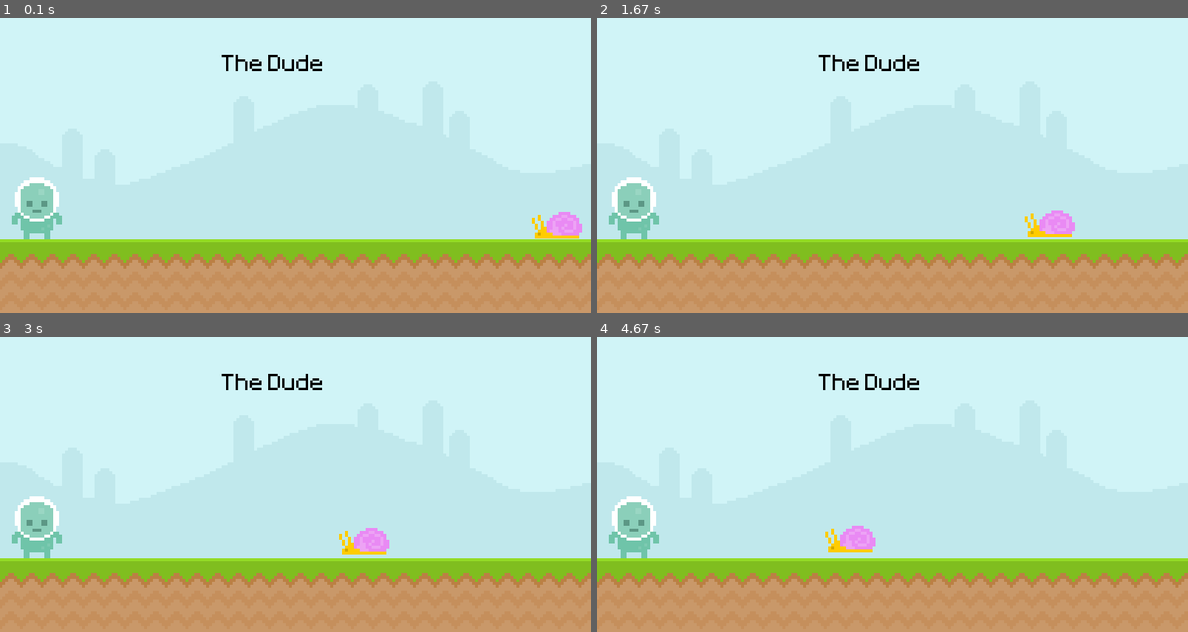
Above: before the commit, frames 1-4 (two rows, left to right).
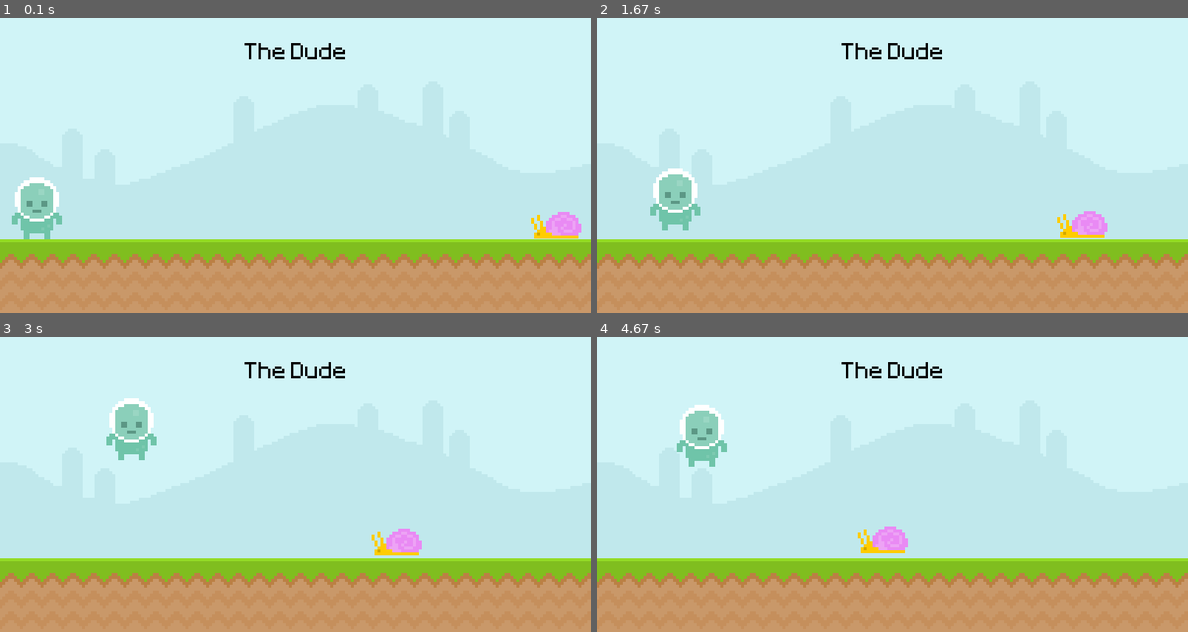
Above: after the commit, the same moments.

Repository: ahuimanu/clear-code-pygame
Game: pygame game, started from game.py
Two runs of this game, one before a commit and one after it. Both use one fixed random seed, a clock stepped at 60 frames per second and the inputs below.
Inputs (mouse positions are in pixels of both pictures, inside the frame that each line leads up to):
- Up to frame 1 (0.1 s): no input
- Up to frame 2 (1.67 s): hold P 0.33-0.8 s; hold Right 0.33-0.8 s; hold P 0.83-1.3 s; hold Right 0.83-1.3 s; tap Space at 0.9, 1.2 s; press the mouse at (1099, 224) at 1.37 s; move the mouse to (1075, 195) at 1.47 s; release the mouse at (1046, 168) at 1.6 s
- Up to frame 3 (3 s): hold Right 1.67-2.13 s; tap Space at 1.73, 2.03, 2.23, 2.53, 2.73 s; hold Right 2.17-2.63 s; hold Left from 2.67 s (still down)
- Up to frame 4 (4.67 s): tap Space at 3.03, 3.3, 3.6, 3.73, 4.03, 4.4 s; release Left at 3.2 s; hold Left 3.23-3.63 s; hold Right 3.67-4.3 s; hold Left from 4.33 s (still down)

The runs differ from the first frame. In frame 1, 0.8% of the frame differs, in the area x 37-99%, y 8-75%; in frame 2, 4.2%; in frame 3, 4.3%, in the area x 2-72%, y 8-75%; in frame 4, 4.3%.

Commit message:
updated for events

Diff:
--- a/game.py
+++ b/game.py
@@ -7,6 +7,7 @@
 
 # constants
 WIDTH, HEIGHT = 800, 400
+gravity = 0
 
 # pygame setup
 pygame.init()
@@ -17,6 +18,9 @@
 clock = pygame.time.Clock()
 test_font = pygame.font.Font("assets/Pixeltype.ttf", 50)
 text_color_main = pygame.Color("black")
+
+game_states = ["running", "paused"]
+game_state = game_states[0]
 
 # objects
 deg = degrees_to_radians(1)
@@ -29,29 +33,76 @@
 # surfaces
 sky_surface = pygame.image.load("assets/sky.png").convert()
 ground_surface = pygame.image.load("assets/ground.png").convert()
-text_surface = test_font.render("The Dude", True, text_color_main)
 
-
+# event loop
 while True:
     # detect events
     for event in pygame.event.get():
         if event.type == pygame.QUIT:
             pygame.quit()
             exit()
+        if event.type == pygame.MOUSEBUTTONDOWN:
+            snail.is_mouse_pressed()
 
-    # draw elements
-    screen.fill((255, 255, 255))
-    screen.blit(sky_surface, (0, 0))
-    screen.blit(ground_surface, (0, 300))
-    screen.blit(text_surface, (300, 50))
+        if event.type == pygame.KEYDOWN:
+            if event.key == pygame.K_SPACE and player.rect.bottom == 300:
+                gravity = -12
+                print("Spacebar pressed")
 
-    screen.blit(snail.image, snail.rect)
-    snail.update(window=screen)
+            if event.key == pygame.K_RIGHT:
+                player.vector = (0, 2)
+                print("Right arrow pressed")
 
-    screen.blit(player.image, player.rect)
-    player.update()
+            if event.key == pygame.K_LEFT:
+                player.vector = (0, -2)
+                print("Left arrow pressed")
 
-    # print(f"angle: {snail.vector[0]}: rect: {snail.rect}")
+            if event.key == pygame.K_p:
+                if game_state == game_states[1]:
+                    game_state = game_states[0]
+                    print("Game unpaused")
+                else:
+                    game_state = game_states[1]
+                    print("Game paused")
+
+        if event.type == pygame.KEYUP:
+            if event.key == pygame.K_SPACE:
+                print("Spacebar released")
+
+            if event.key == pygame.K_RIGHT:
+                player.vector = (0, 0)
+
+            if event.key == pygame.K_LEFT:
+                player.vector = (0, 0)
+
+    if game_state == "running":
+
+        # draw elements
+        screen.fill((255, 255, 255))
+        screen.blit(sky_surface, (0, 0))
+        screen.blit(ground_surface, (0, 300))
+
+        # pygame.draw.rect(screen, "Pink", text_rect, width=5, border_radius=20)
+        # pygame.draw.line(screen, "Blue", (0, 0), (WIDTH, HEIGHT), width=5)
+        text_surf = test_font.render("The Dude", True, text_color_main)
+        text_rect = text_surf.get_rect(center=(WIDTH / 2, 50))
+        screen.blit(text_surf, text_rect)
+
+        snail.update(window=screen)
+        screen.blit(snail.image, snail.rect)
+        snail.collide(player)
+        snail.is_mouse_over()
+
+        # player
+        gravity += 0.5
+        player.rect.y += gravity
+        player.update()
+        screen.blit(player.image, player.rect)
+
+    if game_state == "paused":
+        screen.fill('deepskyblue3')
+        text_surf = test_font.render("Paused", True, text_color_main)
+        screen.blit(text_surf, text_rect)
 
     # update
     # pygame.display.flip()
--- a/player.py
+++ b/player.py
@@ -18,6 +18,11 @@
 
     def update(self):
         newpos = self.calcnewpos(self.rect)
+        if self.rect.bottom > 300:
+            self.rect.bottom = 300
+            # self.vector = (self.vector[0], self.vector[1] * -1)
+            newpos = self.calcnewpos(self.rect)
+
         self.rect = newpos
 
     def calcnewpos(self, rect) -> pygame.Rect:
--- a/snail.py
+++ b/snail.py
@@ -21,8 +21,24 @@
         (dx, dy) = (z * math.cos(angle), z * math.sin(angle))
         return rect.move(dx, dy)
 
-    def clicked():
-        pass
+    def collide(self, player):
+        if self.rect.colliderect(player.rect):
+            print("snail collided with player")
+
+    def is_mouse_over(self):
+        mouse_pos = pygame.mouse.get_pos()
+        if self.rect.collidepoint(mouse_pos):
+            print(
+                f"da mouse hovers over snail at {mouse_pos} and snail rect is {self.rect}"
+            )
+
+    def is_mouse_pressed(self):
+        mouse_pos = pygame.mouse.get_pos()
+        if self.rect.collidepoint(mouse_pos):
+            if pygame.mouse.get_pressed()[0]:
+                print(
+                    f"da mouse click da snail at {mouse_pos} and snail rect is {self.rect}"
+                )
 
     def update(self, window):
         newpos = self.calcnewpos(self.rect)
